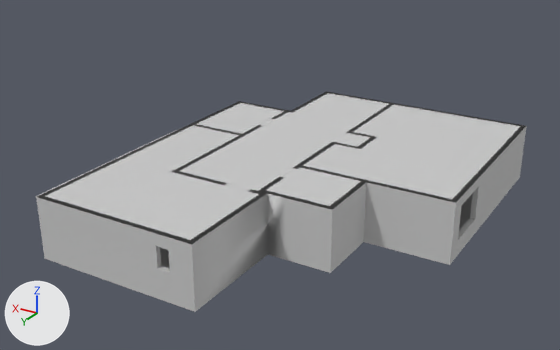
The FBX model Assets/Wijnand/Models/GroundFloor.FBX, before and after one commit.
The view is the same before and after, from a 50 mm lens placed at (-6.06, 24.59, 16.04), pointed at (8.08, 1.03, 4.26). Every picture has the same lights, and +X, +Y and +Z are marked at lower left. Where no turn or scale is listed for an object, it has been applied to the vertices. Vertices at the same position are counted once.

Script lines for the objects in view, before the commit:
```python
me_mesh = bpy.data.meshes.new('Mesh')
me_mesh.from_pydata(...)  # 278 vertices, 285 faces; spans x -3.2..9.3, y -4.5..11.4, z 0.0..2.4
me_mesh.materials.append(mat_03___default)  # light grey #cacaca
me_mesh_001 = bpy.data.meshes.new('Mesh.001')
me_mesh_001.from_pydata(...)  # 157 vertices, 114 faces; spans x -3.2..9.4, y -4.5..11.4, z 0.0..2.4
me_mesh_001.materials.append(mat_03___default)  # light grey #cacaca
ob_plane005 = bpy.data.objects.new('Plane005', me_mesh_001)
ob_plane005.location = (4.2, -3.26, 2.46)
ob_walls001 = bpy.data.objects.new('Walls001', me_mesh)
ob_walls001.location = (4.2, -3.26, 2.46)
```
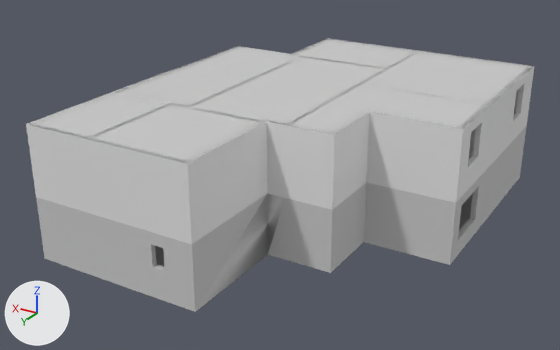
The change, as a list of edits to the scene's bpy script:
```text
Change me_mesh_001:
    used by ob_plane005; location = (4.2, -3.26, 2.46)
    remove me_mesh_001.from_pydata(...)  # 157 vertices, 114 faces; spans x -3.2..9.4, y -4.5..11.4, z 0.0..2.4
    add me_mesh_001.from_pydata(...)  # 354 vertices, 240 faces; spans x -3.2..9.4, y -4.5..11.4, z 0.0..5.0
    me_mesh_001 part 3: a new loose piece of 90 vertices spanning x -3.2..9.4, y -4.5..11.4, z 5.0, in mat_03___default (light grey #cacaca)
    me_mesh_001 part 4
    3 vertices are removed from x 3.1..6.5, y 1.5..4.5, z 2.4
    11 faces are deleted
    6 vertices in x 3.1, y 2.8..5.6, z 0.0..2.4 move by (0.0, -1.2, 0.0)
    48 vertices are added at x -3.2..6.5, y -4.5..7.1, z 0.0..2.6
    13 new vertices lie (3.4, 0.0, 0.0) away from vertices in x -3.2..3.1, y -4.5..7.1, z 2.6
    8 new vertices lie (1.8, 0.0, 0.0) away from vertices in x 0.2, y -4.5..4.5, z 2.6
    9 new vertices lie (0.7, 0.0, 0.0) away from vertices in x 2.0, y -4.5..4.5, z 2.6
    5 new vertices lie (0.4, 0.0, 0.0) away from vertices in x 2.7, y -4.5..1.5, z 2.6
    5 new vertices lie (0.0, 0.9, 0.0) away from vertices in x 0.2..3.1, y 3.5..4.7, z 2.4..2.6
    6 new vertices lie (2.8, 0.0, 0.0) away from vertices in x 6.5, y -1.0..2.8, z 2.6
    72 new faces join them
Change me_mesh:
    used by ob_walls001; location = (4.2, -3.26, 2.46)
    remove me_mesh.from_pydata(...)  # 278 vertices, 285 faces; spans x -3.2..9.3, y -4.5..11.4, z 0.0..2.4
    add me_mesh.from_pydata(...)  # 278 vertices, 601 faces; spans x -3.2..9.3, y -4.5..11.4, z 0.0..2.4
    me_mesh part 1: 8 vertices removed from x 2.9..4.4, y 5.6..7.3, z 0.0..2.4; 16 vertices added at x 2.9..4.6, y 4.7..7.3, z 0.0..2.4
    me_mesh part 2: 12 vertices removed from x 3.6..4.4, y 11.2..11.4, z 0.0..2.4; 12 vertices added at x 3.8..4.8, y 11.2..11.4, z 0.0..2.4
Add me_mesh_001_1:
    me_mesh_001_1.from_pydata(...)  # 366 vertices, 774 faces; spans x -5.9..6.5, y -13.9..2.1, z -0.2..2.4
Add ob_plane007:
    ob_plane007 = bpy.data.objects.new('Plane007', me_mesh_001_1)
    ob_plane007.location = (6.99, 6.12, 5.08)
```

Where the change shows, as pixel boxes (x1, y1, x2, y2) in the pictures (560 x 350 px; the box of a moved part takes in the faces that stretch with it):
'Plane005', reshaped (29% taller): before (35, 92, 526, 268); after (26, 39, 534, 267)
'Plane007', added: after (26, 38, 534, 244)
part 1 of me_mesh, moved or reshaped (not visible afterwards): before (175, 171, 283, 191)
part 2 of me_mesh, moved or reshaped: before (97, 213, 178, 306); after (97, 216, 178, 306)
part 3 of me_mesh_001, added: after (26, 39, 534, 164)
part 4 of me_mesh_001, built on: before (180, 116, 341, 193)
